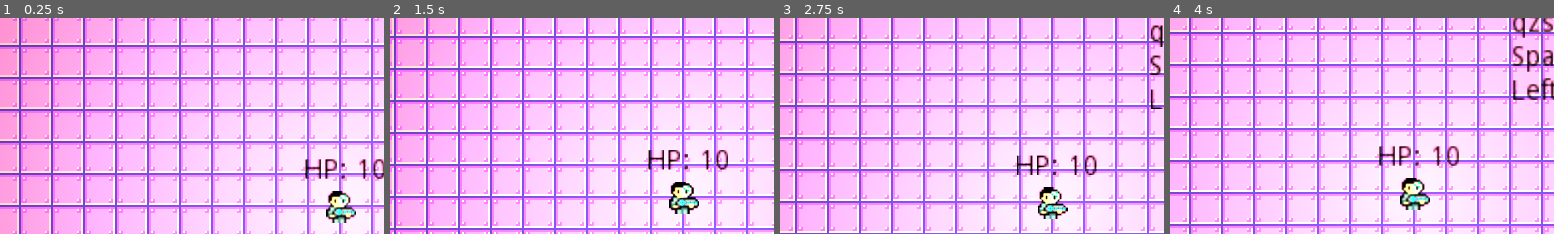
Above: before the commit, frames 1-4 (left to right).
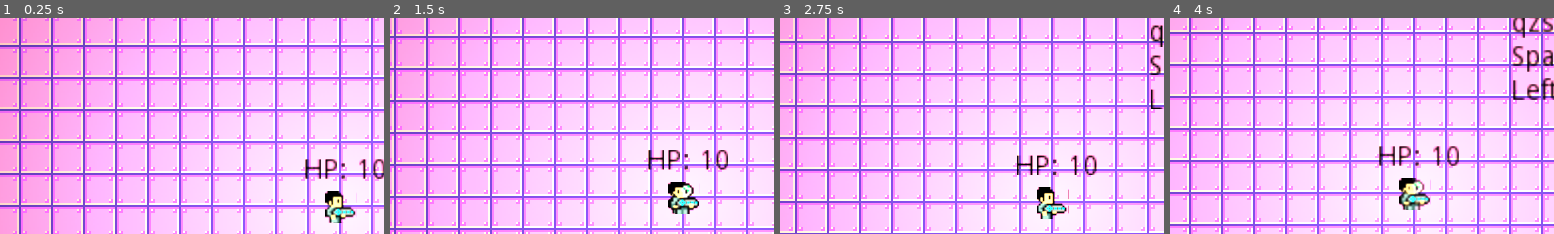
Above: after the commit, the same moments.

Repository: angeldustjdr/ostjam2022
Game: Godot game, scene res://Scenes/Main.tscn
Same seed, same stepped clock (60 frames per second), same inputs: the game is played once before the commit and once after it.
Inputs (mouse positions are % of the whole screen's width and height, from its top left):
- Up to frame 1 (0.25 s): no input
- Up to frame 2 (1.5 s): tap Enter at 0.5, 1.25 s; move the mouse to (72, 45) at 0.52 s; tap Space (ui_select) at 0.77 s; move the mouse to (30, 55) at 1.27 s
- Up to frame 3 (2.75 s): tap Space (ui_select) at 1.52 s; tap Enter at 2 s; move the mouse to (60, 28) at 2.02 s
- Up to frame 4 (4 s): tap Enter at 2.75, 3.5 s; move the mouse to (45, 70) at 2.77 s; tap Space (ui_select) at 3.02, 3.77 s; move the mouse to (80, 65) at 3.52 s
The pictures show only the part of the screen within x 13-63%, y 8-58%; the shares and areas given below are measured in that part.

The runs differ from the first frame. In frame 1, 0.8% of the frame differs, in the area x 84-93%, y 80-95%; in frame 2, 0.2%; in frame 3, 0.7%; in frame 4, 0.5%.

Commit message:
Test animation MC droite static et walk

Diff:
--- a/src/Scenes/Player.tscn
+++ b/src/Scenes/Player.tscn
@@ -1,6 +1,6 @@
-[gd_scene load_steps=5 format=2]
+[gd_scene load_steps=8 format=2]
 
-[ext_resource path="res://Assets/Graphics/Sprites/MC/MC-test_0010_Face-static-1.png" type="Texture" id=1]
+[ext_resource path="res://Assets/Graphics/Sprites/MC/MC-test-all-sprites.png" type="Texture" id=1]
 [ext_resource path="res://Scripts/PlayerManager.gd" type="Script" id=2]
 [ext_resource path="res://Scripts/PlayerLabel.gd" type="Script" id=3]
 
@@ -8,15 +8,70 @@
 radius = 6.0
 height = 6.0
 
+[sub_resource type="Animation" id=2]
+resource_name = "Droite-static"
+loop = true
+tracks/0/type = "value"
+tracks/0/path = NodePath("Sprite:frame")
+tracks/0/interp = 1
+tracks/0/loop_wrap = true
+tracks/0/imported = false
+tracks/0/enabled = true
+tracks/0/keys = {
+"times": PoolRealArray( 0, 0.5 ),
+"transitions": PoolRealArray( 1, 1 ),
+"update": 1,
+"values": [ 0, 1 ]
+}
+
+[sub_resource type="Animation" id=3]
+resource_name = "Droite-walk"
+loop = true
+step = 1.0
+tracks/0/type = "value"
+tracks/0/path = NodePath("Sprite:frame")
+tracks/0/interp = 1
+tracks/0/loop_wrap = true
+tracks/0/imported = false
+tracks/0/enabled = true
+tracks/0/keys = {
+"times": PoolRealArray( 0, 0.25, 0.5, 0.72 ),
+"transitions": PoolRealArray( 1, 1, 1, 1 ),
+"update": 1,
+"values": [ 3, 2, 5, 2 ]
+}
+
+[sub_resource type="Animation" id=4]
+length = 0.001
+tracks/0/type = "value"
+tracks/0/path = NodePath("Sprite:frame")
+tracks/0/interp = 1
+tracks/0/loop_wrap = true
+tracks/0/imported = false
+tracks/0/enabled = true
+tracks/0/keys = {
+"times": PoolRealArray( 0 ),
+"transitions": PoolRealArray( 1 ),
+"update": 0,
+"values": [ 0 ]
+}
+
 [node name="Player" type="KinematicBody2D"]
 script = ExtResource( 2 )
 
-[node name="Icon" type="Sprite" parent="."]
+[node name="Sprite" type="Sprite" parent="."]
 texture = ExtResource( 1 )
+hframes = 9
+vframes = 5
 
 [node name="PlayerCollisionShape" type="CollisionShape2D" parent="."]
 position = Vector2( -1, 0 )
 shape = SubResource( 1 )
+
+[node name="AnimationPlayer" type="AnimationPlayer" parent="."]
+anims/Droite-static = SubResource( 2 )
+anims/Droite-walk = SubResource( 3 )
+anims/RESET = SubResource( 4 )
 
 [node name="PlayerLabel" type="Label" parent="."]
 margin_left = -19.0
